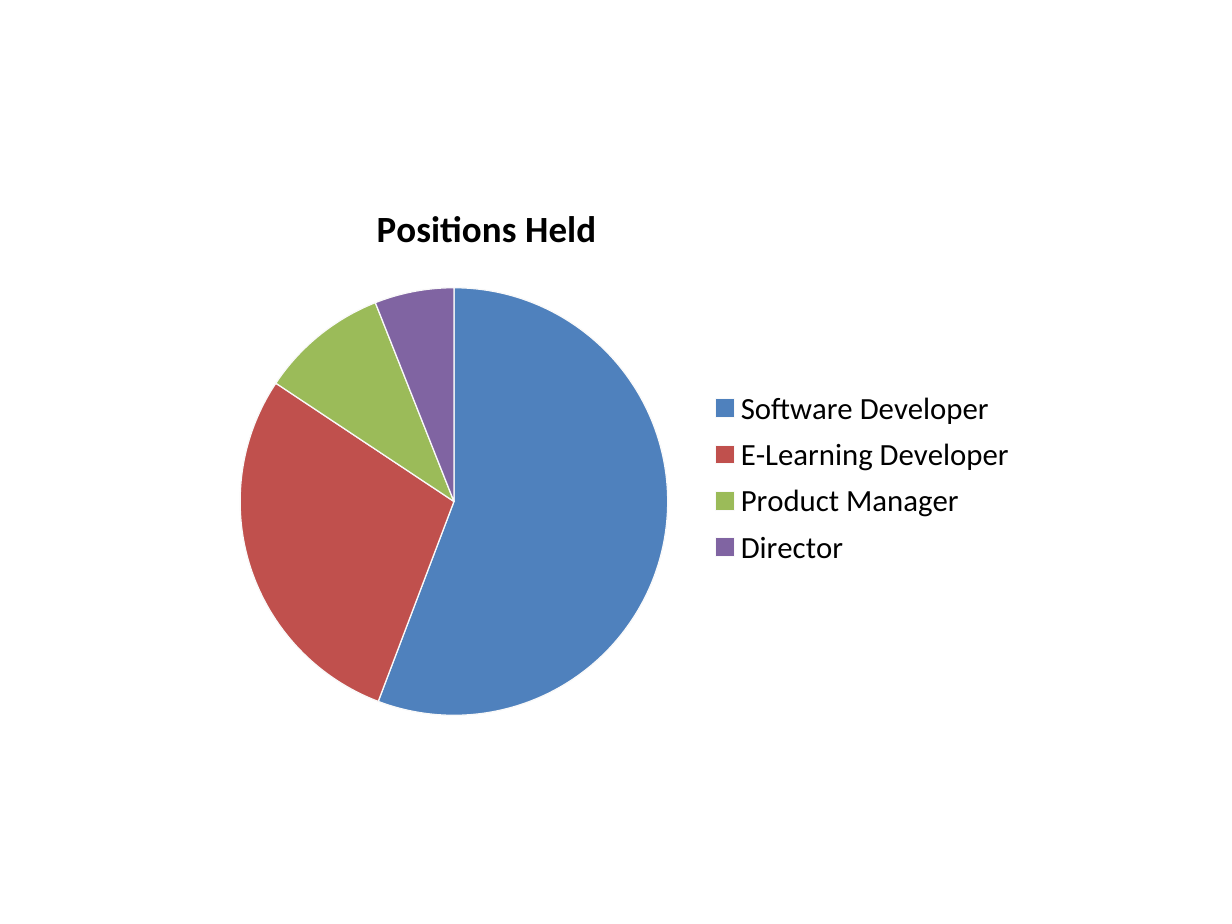
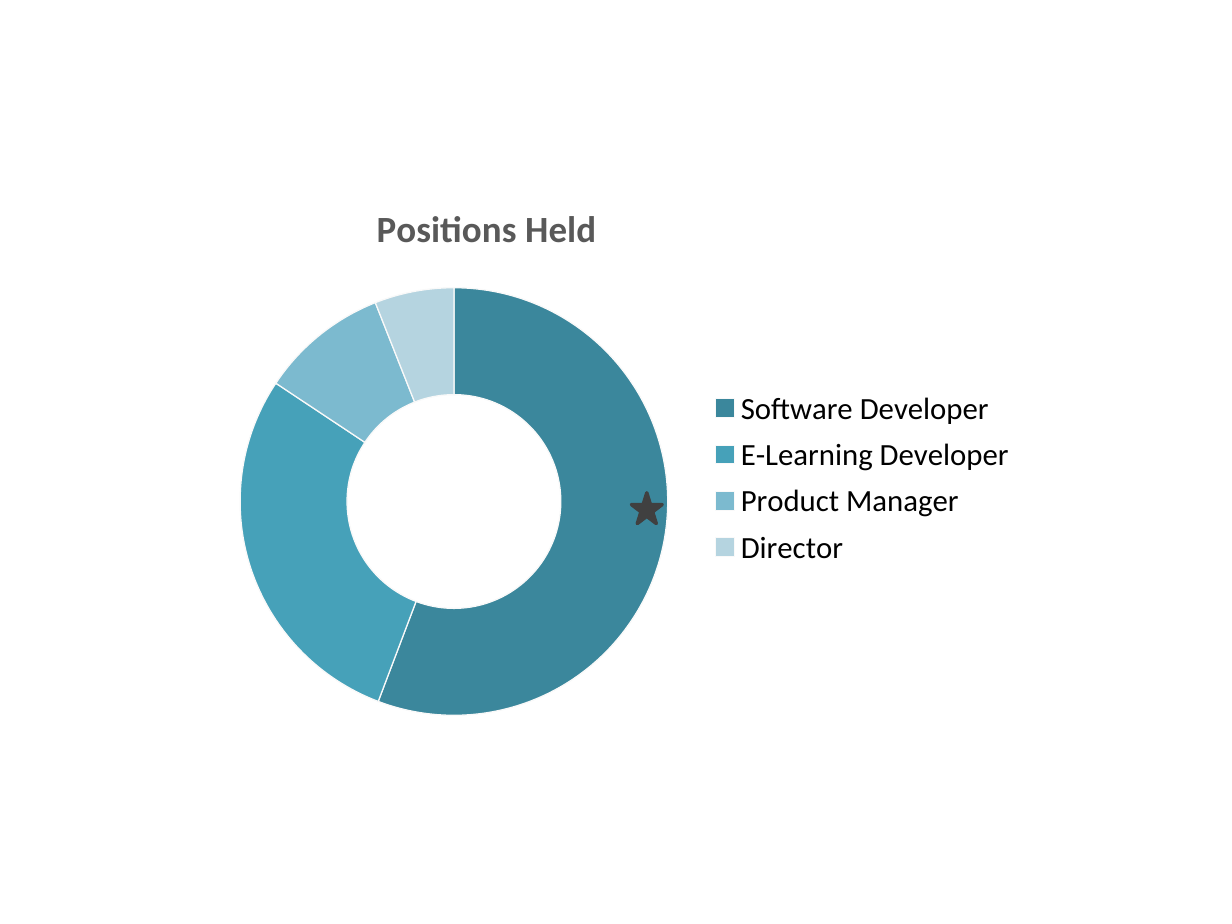
Before and after one commit to jshoaf/jshoaf.github.io, a slide deck: slide 4 of misc/charts.pptx (slide 2 before the commit). Drawn at 1232x924 pixels with LibreOffice and Linux fonts; fonts in the diff are those of the drawing. Boxes give left, top, right and bottom in pixels: in the first picture for what was removed or moved away, otherwise in the second. Text is boxed around its words. In the diff, an @@ line names an element or a change of style, - is before the commit and + after.

Commit message:
Changed chart colors and types

```diff
--- a/misc/charts.pptx
+++ b/misc/charts.pptx
@@ pie chart at [206,185,1027,732] @@
@@ pie chart to doughnut chart @@
@@ hole size changed @@
@@ star added at [631,493,662,524], fill #404040, outline #404040 2 pt @@
```
Also in this commit, not shown: 2 slides added, 2 other files.
